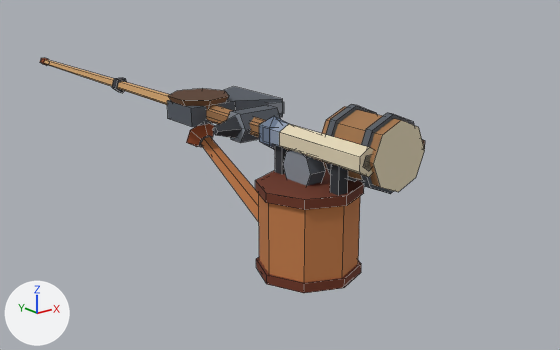
The Blender file raccoon/tools.blend, before and after one commit.
Both versions are drawn from a 50 mm camera at (-0.294, -0.309, 0.121) aimed at (0.046, 0.116, -0.05). Arrows for +X, +Y and +Z are at lower left; the lights stay in place. The older version comes first. Mesh edges are drawn as thin lines.

The older version as bpy lines, for what is in view:
```python
me_prop_axe = bpy.data.meshes.new('prop_axe')
me_prop_axe.from_pydata(...)  # 32 vertices, 22 faces; spans x -0.018..0.051, y 0.006..0.179, z -0.007..0.007
me_prop_axe.materials.append(mat_m_palette)  # picture img_palette_png
me_prop_fishing_rod = bpy.data.meshes.new('prop_fishing_rod')
me_prop_fishing_rod.from_pydata(...)  # a box spanning x -0.003..0.003, y 0.032..0.038, z -0.012..-0.006; a 6-sided cylinder along y spanning x -0.007..0.007, y -0.02..0.05, z -0.009..0.009; a 5-sided cut cone along y (radius 0.006 at the low end, 0.003 at the high end) spanning x -0.005..0.005, y 0.05..0.43, z -0.006..0.004; a 5-sided cylinder along y spanning x -0.003..0.003, y 0.422..0.43, z -0.004..0.003; a 5-sided cylinder along y spanning x -0.006..0.006, y 0.147..0.153, z -0.007..0.005; a 5-sided cylinder along y spanning x -0.006..0.006, y 0.267..0.273, z -0.007..0.005; an 8-sided cylinder along x spanning x -0.006..0.006, y 0.022..0.048, z -0.029..-0.003
me_prop_fishing_rod.materials.append(mat_m_palette)  # picture img_palette_png
me_prop_pestle = bpy.data.meshes.new('prop_pestle')
me_prop_pestle.from_pydata(...)  # a UV sphere (6 segments, 3 rings, poles along z) spanning x -0.0083..0.0082, y 0.0536..0.0744, z -0.011..0.011; a 6-sided cut cone along y (radius 0.006 at the low end, 0.009 at the high end) spanning x -0.0078..0.0078, y -0.01..0.066, z -0.009..0.009
me_prop_pestle.materials.append(mat_m_palette)  # picture img_palette_png
ob_prop_axe = bpy.data.objects.new('prop_axe', me_prop_axe)
ob_prop_axe.location = (0.0, 0.0, 0.0)
ob_prop_fishing_rod = bpy.data.objects.new('prop_fishing_rod', me_prop_fishing_rod)
ob_prop_fishing_rod.location = (0.0, 0.0, 0.0)
ob_prop_pestle = bpy.data.objects.new('prop_pestle', me_prop_pestle)
ob_prop_pestle.location = (0.0, 0.0, 0.0)
# also in view: 'prop_hammer' at (-0.003, 0.045, 0.0); 'prop_ladle' at (0.001, 0.076, 0.002); 'prop_watering_can' at (0.0, 0.07, -0.04); 'prop_mug' at (0.025, 0.0, 0.0)
```
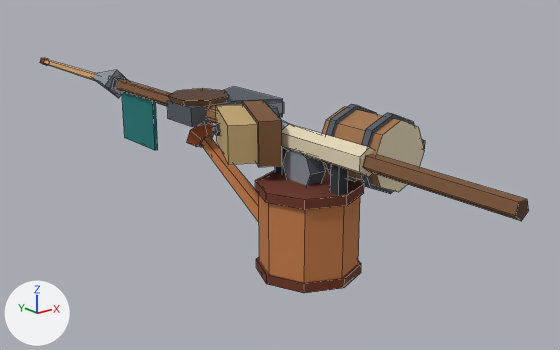
Changed parts and their boxes [x1, y1, x2, y2] in the pictures (560 x 350 px):
'prop_spear', added: after [92, 70, 529, 221]
'prop_brush', added (brown): after [216, 100, 282, 167]
'prop_hammer', unchanged, covered by the edit: before [213, 105, 281, 143]; after [213, 105, 281, 136]

The change, as a list of edits to the scene's bpy script:
```text
Add me_prop_brush:
    me_prop_brush.from_pydata(...)  # 26 vertices, 19 faces; spans x -0.0399..0.015, y -0.01..0.1077, z -0.014..0.014
    me_prop_brush.materials.append(mat_m_palette)  # picture img_palette_png
Add me_prop_spear:
    me_prop_spear.from_pydata(...)  # 33 vertices, 25 faces; spans x -0.012..0.012, y -0.118..0.33, z -0.044..0.012
    me_prop_spear.materials.append(mat_m_palette)  # picture img_palette_png
Add ob_prop_brush:
    ob_prop_brush = bpy.data.objects.new('prop_brush', me_prop_brush)
    ob_prop_brush.location = (0.0, 0.0, 0.0)
Add ob_prop_spear:
    ob_prop_spear = bpy.data.objects.new('prop_spear', me_prop_spear)
    ob_prop_spear.location = (0.0, 0.0, 0.0)
```
